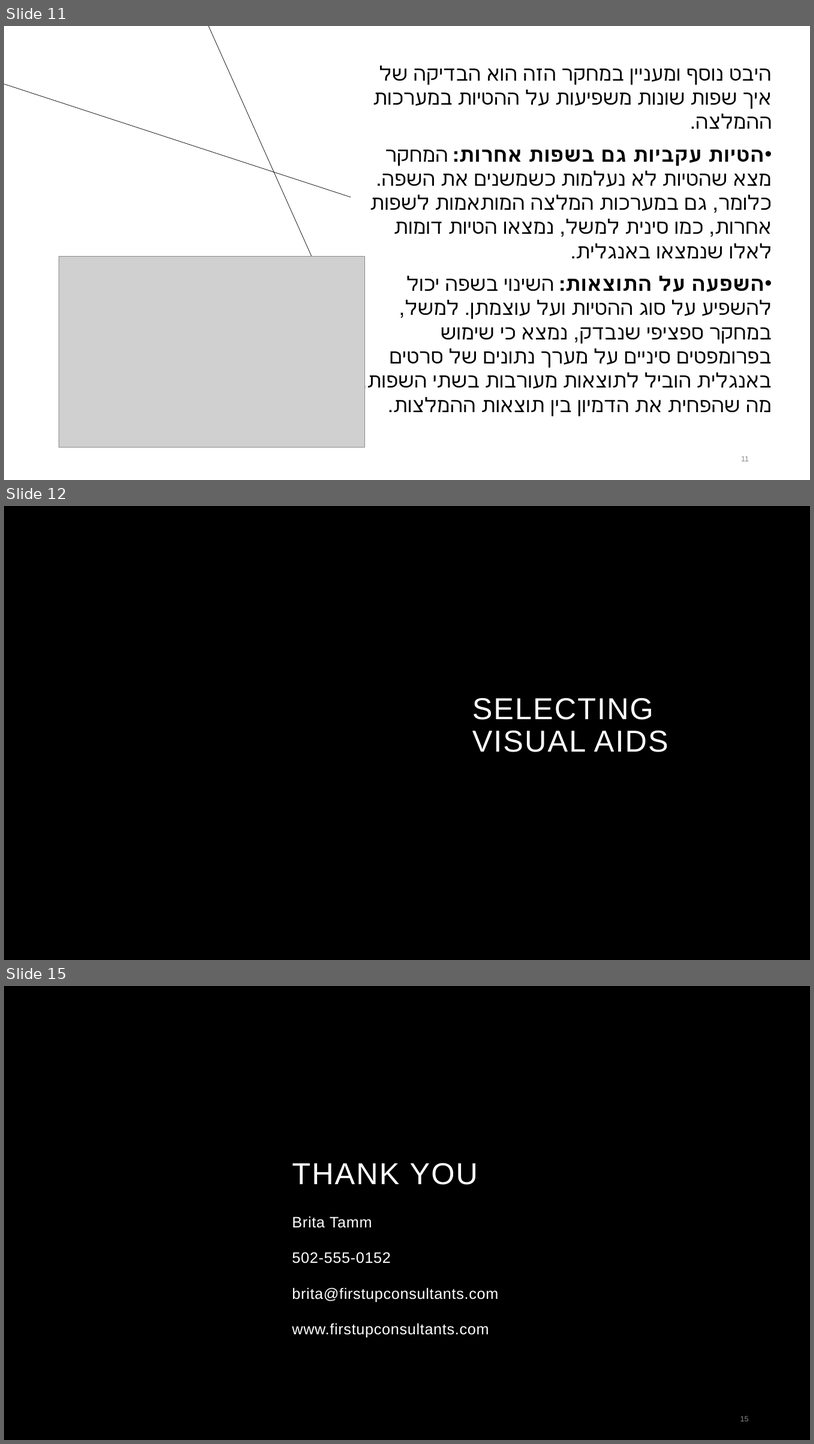
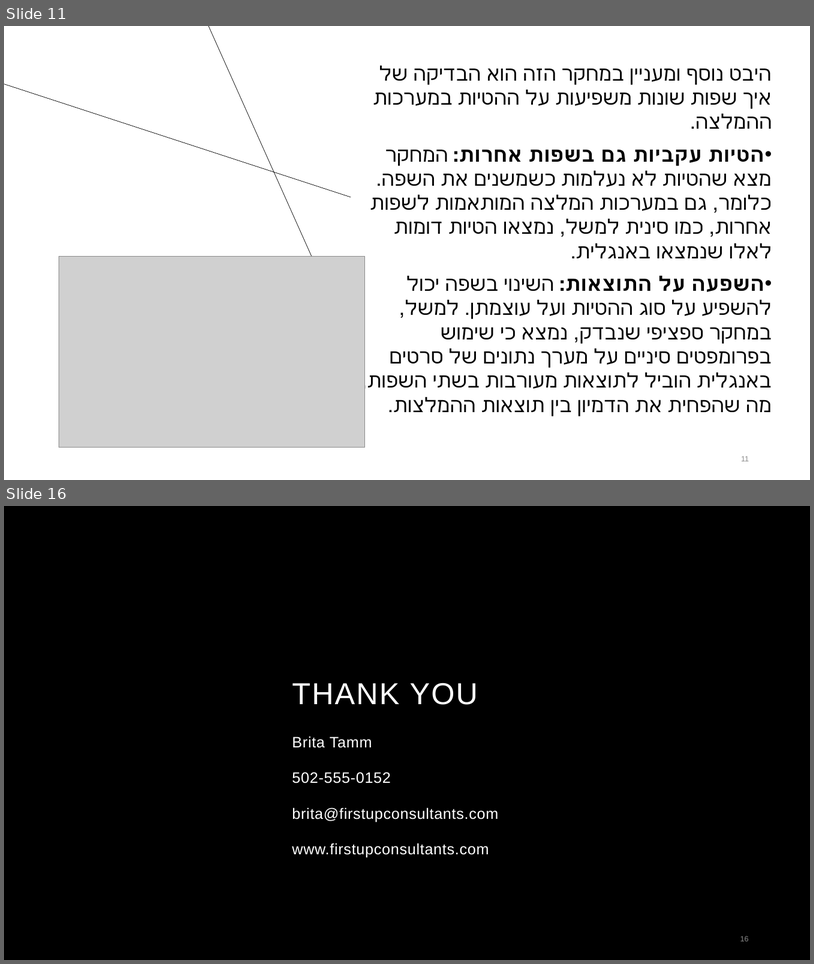
Before and after one commit to mayanaor1/Final-Project, a slide deck: Final project.pptx. Shown one above the other, each under a label of ours: slides 11, 12 and 15 before the commit, slides 11 and 16 after it; the slides between them are not shown. The pictures are 814x1444 and 814x964 pixels, drawn with LibreOffice and Linux fonts; fonts in the diff are those of the drawing; grey boxes stand for pictures; background and template pictures are left out. Boxes give left, top, right and bottom in pixels: in the first picture for what was removed or moved away, otherwise in the second. Text is boxed around its words. In the diff, an @@ line names an element or a change of style, - is before the commit and + after.

```diff
--- a/Final project.pptx
+++ b/Final project.pptx
@@ slide 12 removed at (4, 506, 810, 960), background #000000 @@
@@ title removed at (473, 697, 669, 752) @@
-SELECTING VISUAL AIDS
@@ what was slide 15 is now slide 16 @@
```
Also in this commit, not shown: 1 slide changed, 3 slides added, 1 other slide removed.
